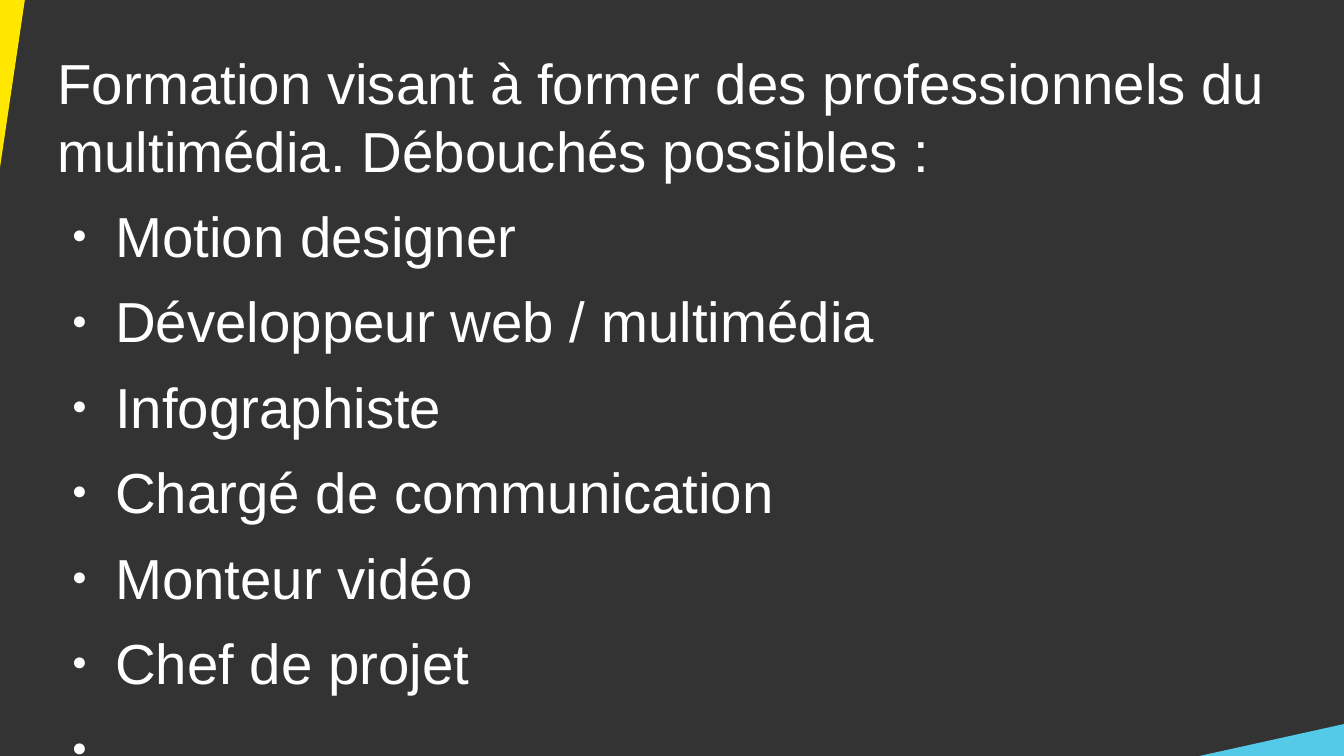
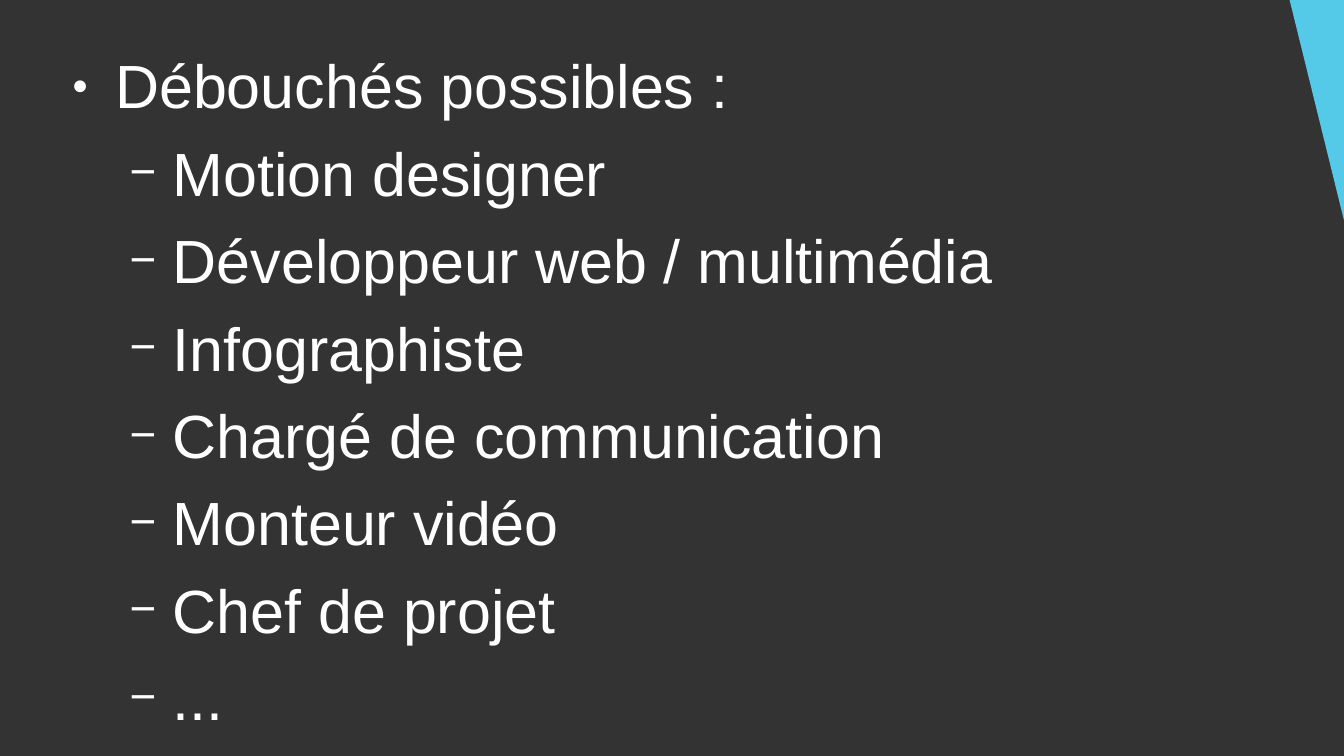
Before and after one commit to DanYellow/cours, a slide deck: slide 7 of presentation-formation-mmi/presentation.odp (slide 14 before the commit). Drawn at 1344x756 pixels with LibreOffice and Linux fonts; fonts in the diff are those of the drawing. Boxes give left, top, right and bottom in pixels: in the first picture for what was removed or moved away, otherwise in the second. Text is boxed around its words. In the diff, an @@ line names an element or a change of style, - is before the commit and + after.

Commit message:
Update presentation-formation-mmi

```diff
--- a/presentation-formation-mmi/presentation.odp
+++ b/presentation-formation-mmi/presentation.odp
@@ right triangle removed at (0,0,38,339) @@
@@ right triangle added at (1288,0,1344,260), fill #54C9E8 @@
@@ text at (115,63,694,120): text changed; size 33.3 to 36 pt @@
-Formation visant à former des professionnels du multimédia. Débouchés possibles :
+● Débouchés possibles :
@@ text at (173,152,993,644): size 33.3 to 36 pt in "Motion designer", "Développeur web / multimédia", "Infographiste", "Chargé de communication" and 3 more places; bullet ● to −; list level 1 to 2 in "Motion designer"; list level 1 to 2 in "Développeur web / multimédia"; list level 1 to 2 in "Infographiste"; list level 1 to 2 in "Chargé de communication"; list level 1 to 2 in "Monteur vidéo"; list level 1 to 2 in "Chef de projet"; list level 1 to 2 in "..." @@
@@ right triangle removed at (1172,720,1344,756) @@
```
Also in this commit, not shown: 8 other slides changed, 1 slide added, 4 other files.
